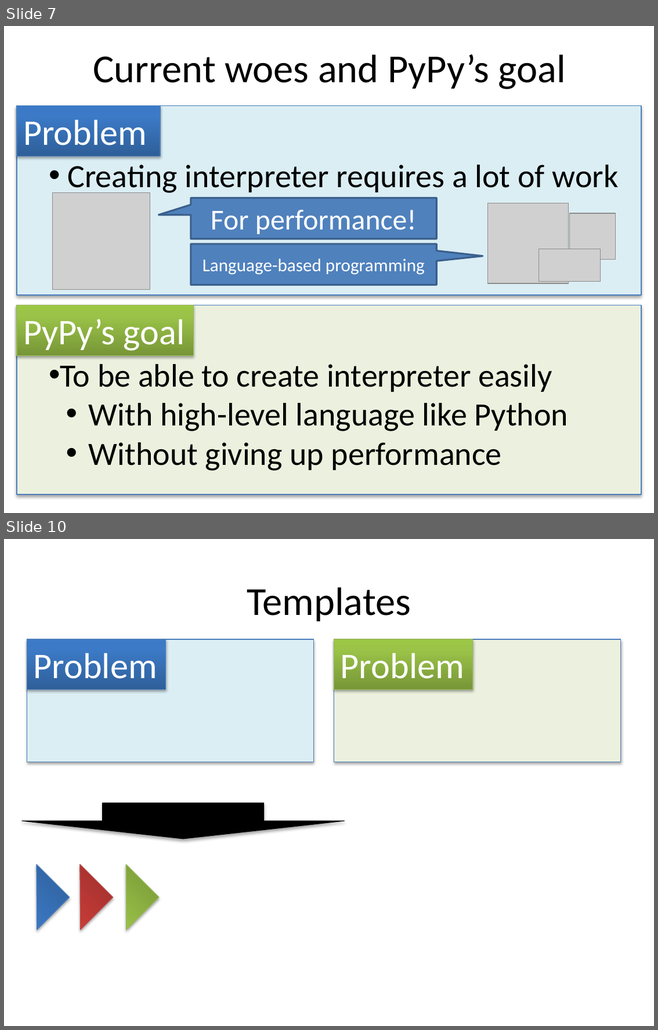
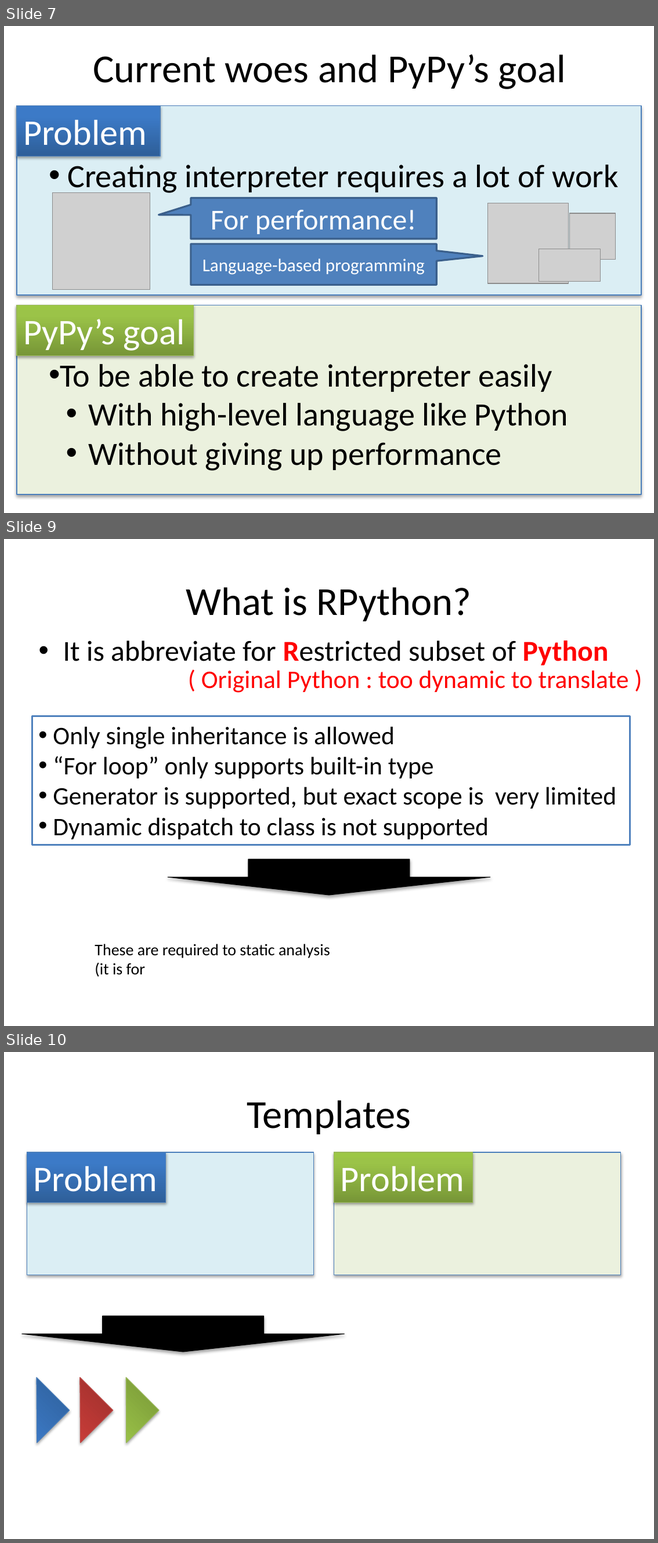
Before and after one commit to ryotaro/pyconjp2012slide, a slide deck: master/Fundamental Technologies Used in PyPy JIT Compiler.pptx. Shown one above the other, each under a label of ours: slides 7 and 10 before the commit, slides 7, 9 and 10 after it; the slides between them are not shown. The pictures are 658x1030 and 658x1543 pixels, drawn with LibreOffice and Linux fonts; fonts in the diff are those of the drawing; grey boxes stand for pictures. Boxes give left, top, right and bottom in pixels: in the first picture for what was removed or moved away, otherwise in the second. Text is boxed around its words. In the diff, an @@ line names an element or a change of style, - is before the commit and + after.

Commit message:
Writing about RPython

```diff
--- a/master/Fundamental Technologies Used in PyPy JIT Compiler.pptx
+++ b/master/Fundamental Technologies Used in PyPy JIT Compiler.pptx
@@ slide 9 added at bbox=[4, 539, 654, 1026], background #FFFFFF @@
@@ title added at bbox=[186, 587, 471, 621], 44 pt, text #000000 @@
+What is RPython?
@@ text added at bbox=[63, 641, 608, 665], 32 pt, text #000000 @@
+• It is abbreviate for Restricted subset of Python
@@ text added at bbox=[201, 670, 629, 693], 28 pt, text #FF0000 @@
+( Original Python : too dynamic to translate )
@@ rectangle added at bbox=[32, 716, 630, 846], fill #FFFFFF, outline #4F81BD 2 pt, 28 pt, text #000000 @@
+• Only single inheritance is allowed
+• “For loop” only supports built-in type
+• Generator is supported, but exact scope is very limited
+• Dynamic dispatch to class is not supported
@@ down arrow added at bbox=[168, 859, 490, 895], fill #000000, outline #000000 0.75 pt @@
@@ text added at bbox=[94, 944, 330, 977], 18 pt, text #000000 @@
+These are required to static analysis
+(it is for
```
Also in this commit, not shown: 1 slide changed, 1 other slide added, 2 slides removed.
